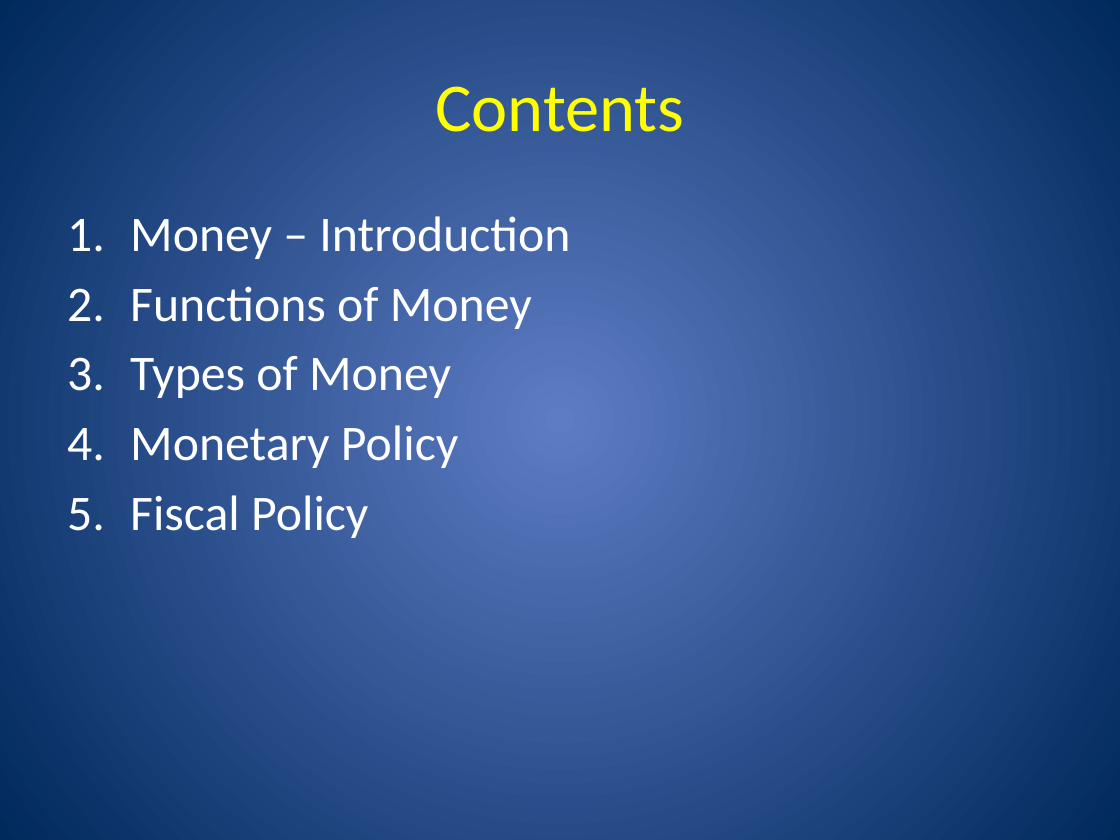
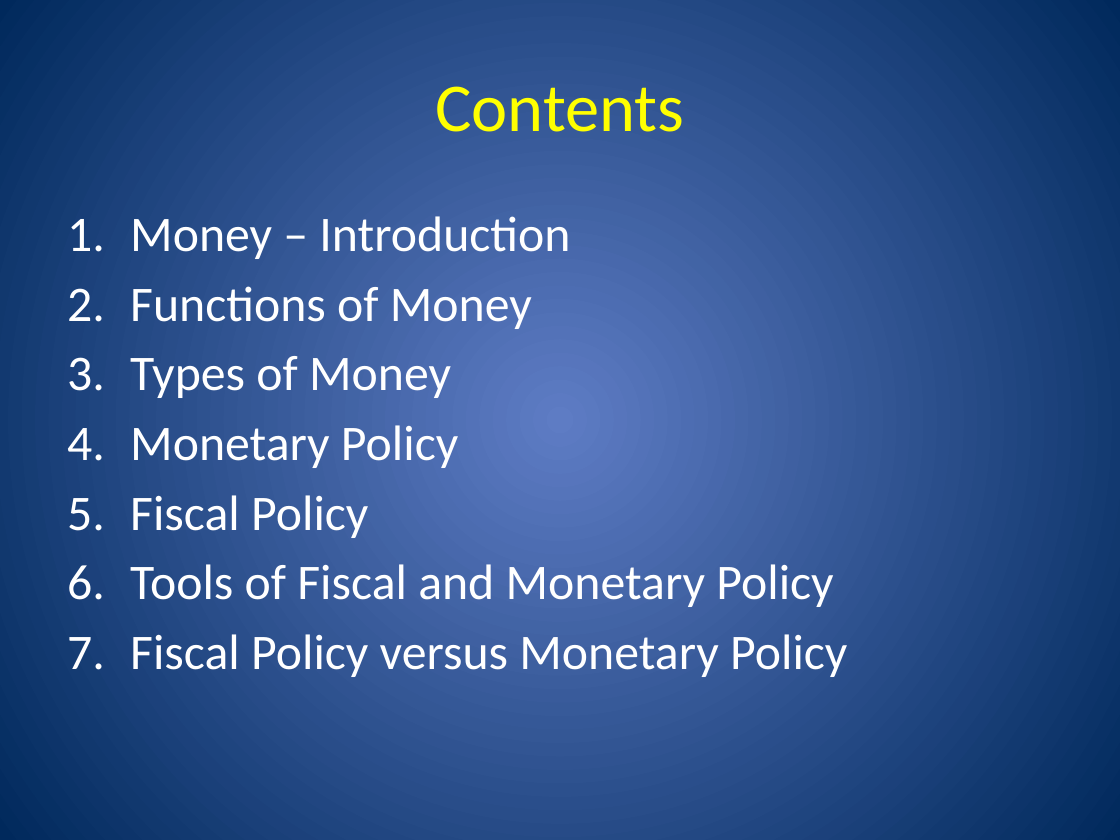
Before and after one commit to Amul01/Presentations, a slide deck: slide 2 of EEM-Money.pptx. Drawn at 1120x840 pixels with LibreOffice and Linux fonts; fonts in the diff are those of the drawing. Boxes give left, top, right and bottom in pixels: in the first picture for what was removed or moved away, otherwise in the second. Text is boxed around its words. In the diff, an @@ line names an element or a change of style, - is before the commit and + after.

```diff
--- a/EEM-Money.pptx
+++ b/EEM-Money.pptx
@@ text at box(130, 564, 847, 677): paragraphs added @@
+6. Tools of Fiscal and Monetary Policy
+7. Fiscal Policy versus Monetary Policy
```
Also in this commit, not shown: 9 other slides changed, 8 slides added.
